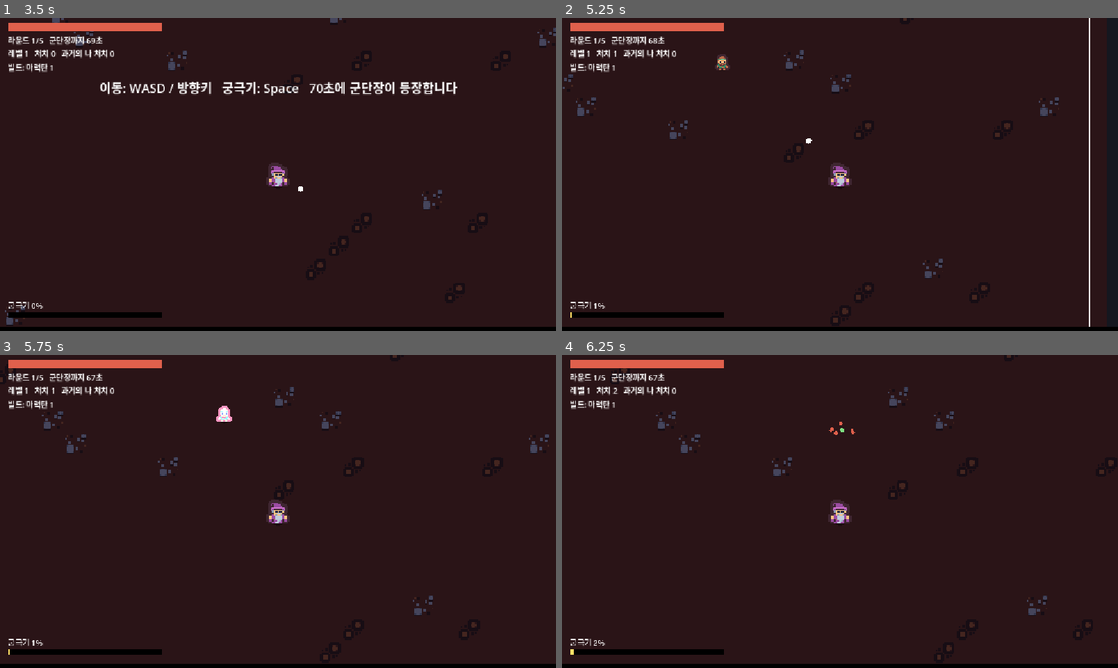
Above: before the commit, frames 1-4 (two rows, left to right).
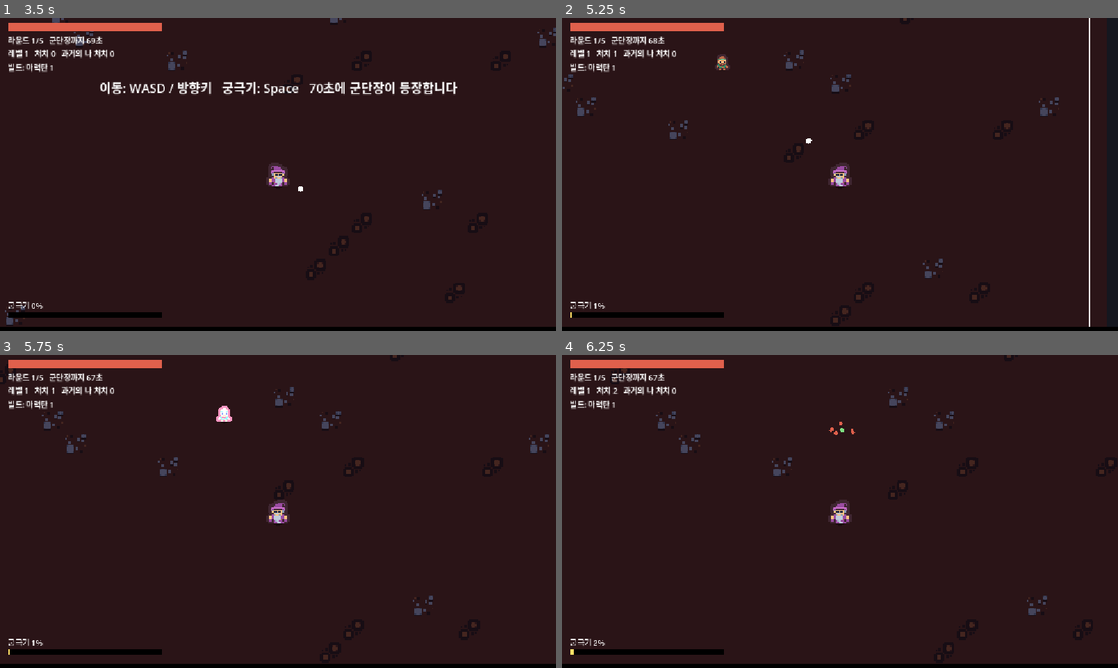
Above: after the commit, the same moments.

Repository: kimpro4214/100sec-corps
Game: Godot game, scene res://main_menu.tscn
Two runs of this game, one before a commit and one after it. Both use one fixed random seed, a clock stepped at 60 frames per second and the inputs below.
Inputs:
- Up to frame 1 (3.5 s): click "100초 군단 내가 키운 빌드가 다음 라운드의 적이 …" at 0.5 s; click "1. 마력탄 (탄막형) 가까운 적에게 탄환 발사 5레…" at 1.25 s; tap Enter at 2 s; hold D 2.03-2.78 s; tap 1 at 2.1, 2.85 s; tap Space at 2.27, 3.02 s; hold S from 2.78 s (still down)
- Up to frame 2 (5.25 s): release S at 3.53 s; hold D 3.53-4.28 s; tap 1 at 3.6, 4.35, 5.1 s; hold W 4.28-5.03 s; tap Space at 4.52 s; hold A from 5.03 s (still down)
- Up to frame 3 (5.75 s): keep holding A; tap Space at 5.27 s
- Up to frame 4 (6.25 s): keep holding A; tap 1 at 5.85 s; tap Space at 6.02 s

Frame 1 is identical in both runs. In frame 2, less than 0.1% of the frame differs, in the area x 47-53%, y 46-54%; in frame 3, less than 0.1%; in frame 4, less than 0.1%.

Commit message:
feat: 100초 군단 캐릭터가 이동 방향과 플레이어 쪽을 바라보도록 표시

Diff:
--- a/legion/game/legion_game.gd
+++ b/legion/game/legion_game.gd
@@ -16,6 +16,7 @@
 var data: Dictionary
 var sim
 var acc := 0.0
+var player_facing := 1.0
 var ui: LegionUI
 var director := CinemaDirector.new()
 var fx := Fx.new()
@@ -47,6 +48,7 @@
 	sim = LegionSim.new(data, randi(), main_id)
 	sim.record_events = true
 	acc = 0.0
+	player_facing = 1.0
 	ui.hide_start()
 	director.start("intro")
 	ui.show_cinema_text("100초 군단", "100초마다, 지난 내가 돌아온다")
@@ -93,6 +95,9 @@
 		acc -= sim.tick
 		sim.step(_read_input())
 		_consume_events()
+		var moved_x: float = sim.player_pos.x - sim.player_prev.x
+		if absf(moved_x) > 0.01:
+			player_facing = signf(moved_x)
 	if sim.is_over():
 		pass
 	elif not sim.pending_choices.is_empty():
@@ -197,7 +202,7 @@
 		draw_rect(Rect2(Vector2.ZERO, view), Color(0, 0, 0, 0.55 * director.letterbox))
 		draw_set_transform(world_offset, 0.0, world_scale)
 		draw_circle(player, float(data.player.radius) * (2.0 + director.cinema_time * 4.0), Color(Palette.AWAKEN, 0.25))
-	WorldRenderer.draw_player(self, sim, data, player)
+	WorldRenderer.draw_player(self, sim, data, player, player_facing)
 	draw_set_transform(Vector2.ZERO)
 	director.draw_screen(self, view)
 	if director.cinema == "" or director.cinema == "ult":
--- a/legion/game/world_renderer.gd
+++ b/legion/game/world_renderer.gd
@@ -44,14 +44,15 @@
 	_draw_auras(canvas, sim, data, player)
 	_draw_boss_telegraph(canvas, sim)
 	for enemy in sim.enemies:
-		_draw_enemy(canvas, sim, enemy, alpha)
+		_draw_enemy(canvas, sim, enemy, alpha, player)
 	for shot in sim.projectiles:
 		canvas.draw_circle(shot.prev.lerp(shot.pos, alpha), shot.radius, Palette.HOSTILE if shot.hostile else Color.WHITE)
 
 
-static func draw_player(canvas: CanvasItem, sim, data: Dictionary, player: Vector2) -> void:
+## facing: 1이면 오른쪽, -1이면 왼쪽을 바라본다. 스프라이트 원본은 오른쪽을 본다.
+static func draw_player(canvas: CanvasItem, sim, data: Dictionary, player: Vector2, facing: float) -> void:
 	var tint := AWAKEN_TINT if sim.is_awakened(sim.build) else Color.WHITE
-	_draw_character(canvas, SPRITES.player, player, float(data.player.radius), FLASH_TINT if sim.player_flash > 0.0 else tint)
+	_draw_character(canvas, SPRITES.player, player, float(data.player.radius), FLASH_TINT if sim.player_flash > 0.0 else tint, facing)
 
 
 ## 화면 좌표로 그리는 체력, 경험치, 궁극기, 군단장 체력 막대.
@@ -95,16 +96,19 @@
 
 
 ## 반지름에 맞춰 정수 배율로 키운 캐릭터와 발밑 그림자.
-static func _draw_character(canvas: CanvasItem, tex: Texture2D, pos: Vector2, radius: float, tint: Color) -> void:
+static func _draw_character(canvas: CanvasItem, tex: Texture2D, pos: Vector2, radius: float, tint: Color, facing: float) -> void:
 	var scale := maxi(2, roundi(radius * 3.0 / TILE))
 	var size := float(TILE * scale)
 	canvas.draw_circle(pos + Vector2(0, size * 0.36), size * 0.26, Color(0, 0, 0, 0.35))
-	_draw_sprite(canvas, tex, pos, scale, tint)
+	_draw_sprite(canvas, tex, pos, scale, tint, facing)
 
 
-static func _draw_sprite(canvas: CanvasItem, tex: Texture2D, pos: Vector2, scale: int, tint: Color) -> void:
+## 너비를 음수로 주면 좌우가 뒤집힌다. 위치는 그대로 왼쪽 위 모서리로 쓰인다.
+static func _draw_sprite(canvas: CanvasItem, tex: Texture2D, pos: Vector2, scale: int, tint: Color, facing := 1.0) -> void:
 	var size := Vector2.ONE * TILE * scale
-	canvas.draw_texture_rect(tex, Rect2(pos - size * 0.5, size), false, tint)
+	if facing < 0.0:
+		size.x = -size.x
+	canvas.draw_texture_rect(tex, Rect2(pos - size.abs() * 0.5, size), false, tint)
 
 
 static func _draw_auras(canvas: CanvasItem, sim, data: Dictionary, player: Vector2) -> void:
@@ -131,13 +135,15 @@
 			canvas.draw_arc(sim.boss.pos, 120.0, 0.0, TAU, 48, Palette.GHOST, 3.0)
 
 
-static func _draw_enemy(canvas: CanvasItem, sim, enemy, alpha: float) -> void:
+## 적은 항상 플레이어를 바라본다. 쫓거나 노리는 대상이 플레이어이기 때문이다.
+static func _draw_enemy(canvas: CanvasItem, sim, enemy, alpha: float, player: Vector2) -> void:
 	var pos: Vector2 = enemy.prev.lerp(enemy.pos, alpha)
 	var tex: Texture2D = SPRITES.player if enemy.kind == "ghost" else SPRITES[enemy.kind]
 	var tint := Color.WHITE
 	if enemy.kind == "ghost":
 		tint = AWAKEN_TINT * GHOST_TINT if sim.is_awakened(enemy.build) else GHOST_TINT
-	_draw_character(canvas, tex, pos, enemy.radius, FLASH_TINT if enemy.flash > 0.0 else tint)
+	var facing := 1.0 if player.x >= pos.x else -1.0
+	_draw_character(canvas, tex, pos, enemy.radius, FLASH_TINT if enemy.flash > 0.0 else tint, facing)
 	if enemy.kind == "ghost":
 		var font := ThemeDB.fallback_font
 		canvas.draw_string(font, pos + Vector2(-80, -enemy.radius - 18), enemy.label, HORIZONTAL_ALIGNMENT_CENTER, 160, 14)
